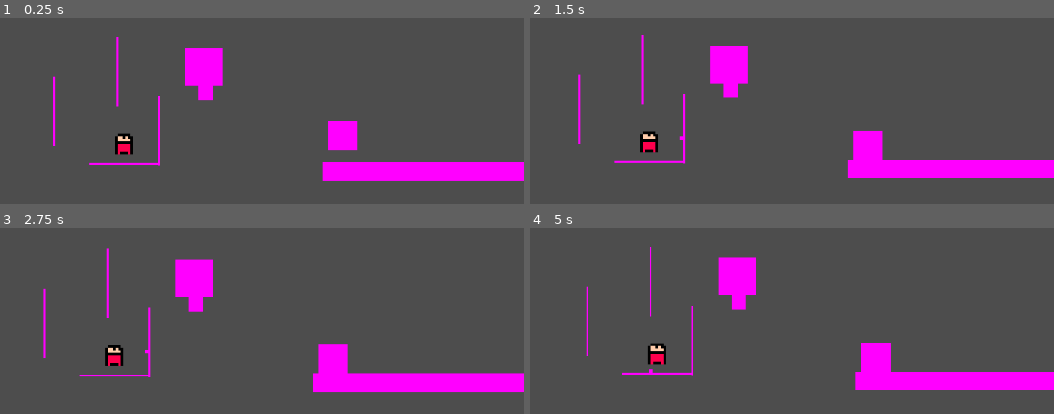
Above: before the commit, frames 1-4 (two rows, left to right).
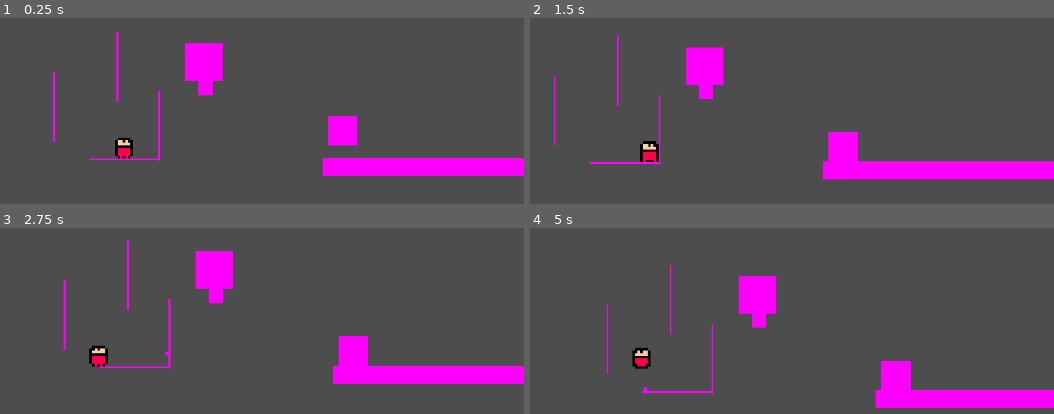
Above: after the commit, the same moments.

Repository: BoopEnthusiast/Summer-Game
Game: Godot game, scene res://test_scene.tscn
Same seed, same stepped clock (60 frames per second), same inputs: the game is played once before the commit and once after it.
Inputs (mouse positions are in pixels of both pictures, inside the frame that each line leads up to):
- Up to frame 1 (0.25 s): no input
- Up to frame 2 (1.5 s): move the mouse to (828, 122) at 0.52 s; hold D (run_right) from 0.53 s (still down); click (828, 122) at 0.67 s; tap Space (jump) at 0.77 s; move the mouse to (outside the picture) at 1.27 s
- Up to frame 3 (2.75 s): tap Space (jump) at 1.52 s; move the mouse to (204, 255) at 2.02 s; release D (run_right) at 2.03 s; hold A (run_left) from 2.03 s (still down)
- Up to frame 4 (5 s): move the mouse to (outside the picture) at 2.77 s; release A (run_left) at 2.78 s; hold D (run_right) 2.78-4.28 s; click (outside the picture) at 2.92 s; tap Space (jump) at 3.02, 3.77, 4.52 s; move the mouse to (outside the picture) at 3.52 s; move the mouse to (outside the picture) at 4.27 s; hold A (run_left) from 4.28 s (still down)

The runs differ from the first frame. In frame 1, 3.3% of the frame differs, in the area x 10-100%, y 7-88%; in frame 2, 7.1%; in frame 3, 9.1%; in frame 4, 12%, in the area x 10-100%, y 10-97%.
Error before the commit: Attempt to call function 'play' in base 'null instance' on a null instance. (res://player.gd:48)

Commit message:
sprite fixed

Diff:
--- a/player.gd
+++ b/player.gd
@@ -22,7 +22,7 @@
 @onready var coyote_timer = $CoyoteTimer
 @onready var camera = $Camera
 @onready var grapple_hook = $Hook
-@onready var sprite = $AnimatedSprite2D
+@onready var sprite = $Sprite
 
 func _input(event):
 	if event is InputEventMouseButton:
